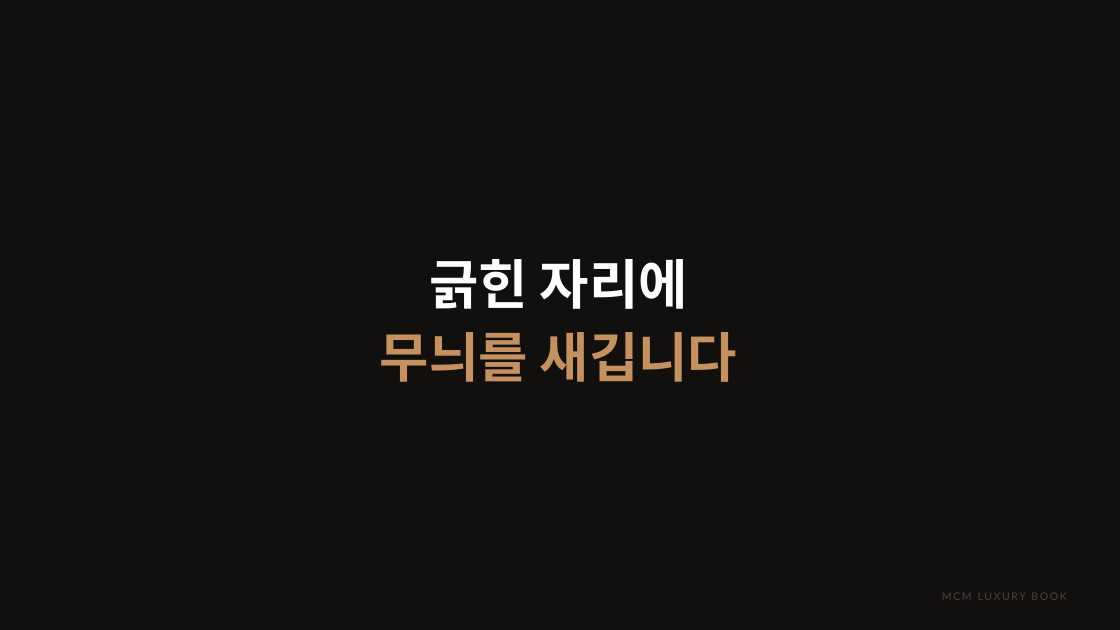
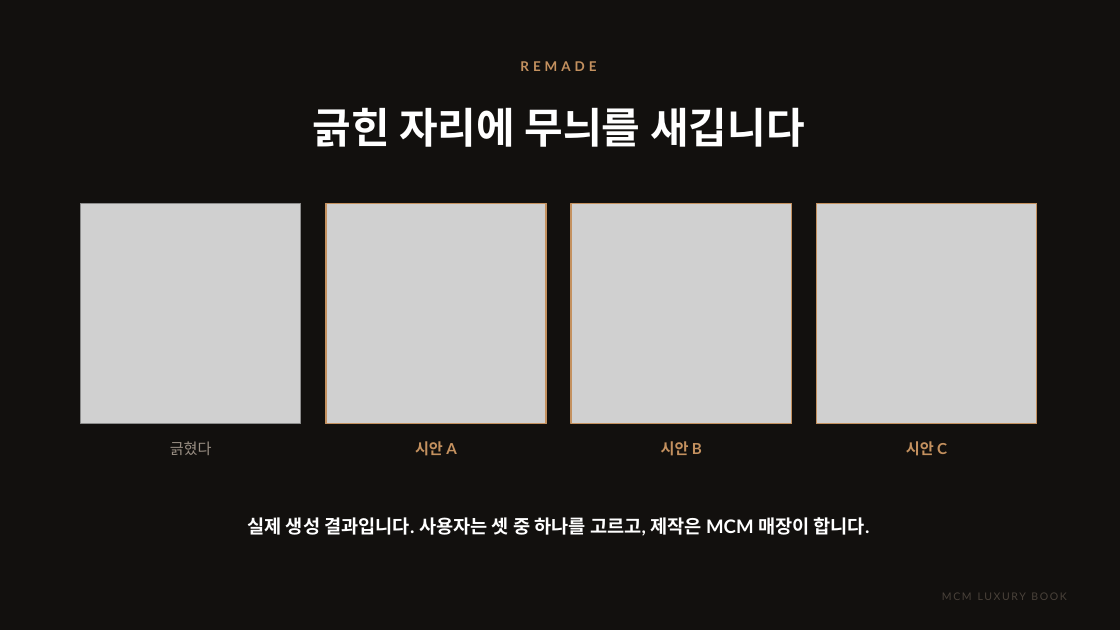
Before and after one commit to elominatedCloud/likeGonzi, a slide deck: slide 4 of docs/ir/MCM_Luxury_Book_IR.pptx (slide 15 before the commit). Drawn at 1120x630 pixels with LibreOffice and Linux fonts; fonts in the diff are those of the drawing; grey boxes stand for pictures; background and template pictures are left out. Boxes give left, top, right and bottom in pixels: in the first picture for what was removed or moved away, otherwise in the second. Text is boxed around its words. In the diff, an @@ line names an element or a change of style, - is before the commit and + after.

```diff
--- a/docs/ir/MCM_Luxury_Book_IR.pptx
+++ b/docs/ir/MCM_Luxury_Book_IR.pptx
@@ text added at [520,61,596,71], 11.5 pt, text #C4915F, bold @@
+REMADE
@@ text "긁힌 자리에 무늬를 새깁니다" at [312,107,805,147]: vertical alignment middle to top @@
@@ text at [312,107,805,147]: text changed; size 46 to 36 pt; text colour #C4915F to #FFFFFF @@
-긁힌 자리에
-무늬를 새깁니다
+긁힌 자리에 무늬를 새깁니다
@@ picture added at [81,203,301,423] @@
@@ picture added at [326,203,546,423] @@
@@ rectangle added at [326,203,546,423], outline #C4915F 1.25 pt @@
@@ picture added at [571,203,791,423] @@
@@ rectangle added at [571,203,791,423], outline #C4915F 1.25 pt @@
@@ picture added at [817,203,1037,423] @@
@@ rectangle added at [817,203,1037,423], outline #C4915F 1.25 pt @@
@@ text added at [170,441,212,455], 13 pt, text #9A8F84 @@
+긁혔다
@@ text added at [415,441,457,456], 13 pt, text #C4915F, bold @@
+시안 A
@@ text added at [661,441,702,456], 13 pt, text #C4915F, bold @@
+시안 B
@@ text added at [906,441,947,456], 13 pt, text #C4915F, bold @@
+시안 C
@@ text added at [248,517,870,536], 16 pt, text #FFFFFF, bold @@
+실제 생성 결과입니다. 사용자는 셋 중 하나를 고르고, 제작은 MCM 매장이 합니다.
```
Also in this commit, not shown: 7 other slides changed, 1 slide added, 2 slides removed, 8 other files.
